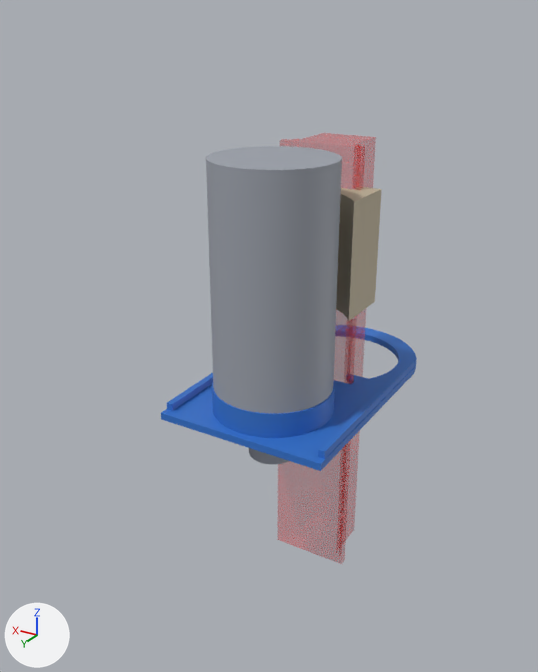
What one commit did to the glTF model site/contenu/modeles/dust-shoe.glb.
Camera for both pictures: a 50 mm lens placed at (-0.227, 0.385, 0.227), pointed at (0.02, -0.027, 0.021). The lights are fixed; the arrows at lower left show +X, +Y and +Z. The older version comes first.

In view in the first picture: 'Broche', 'FantomeLaser', 'Pince', 'Semelle'.
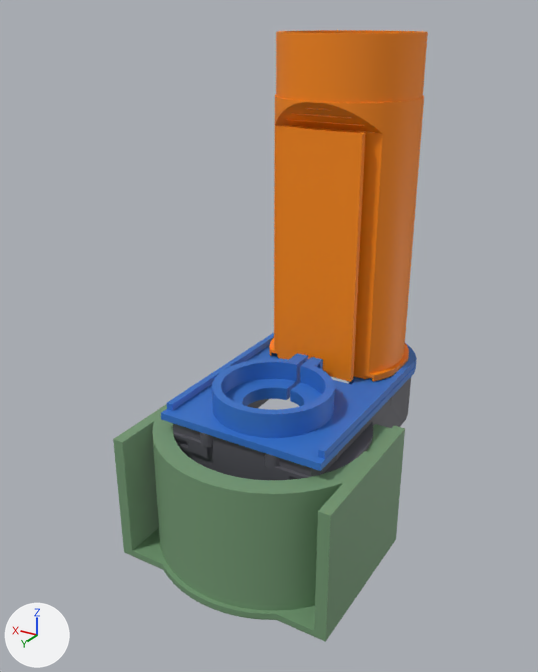
Patch to the scene script:
```diff
--- a/site/contenu/modeles/dust-shoe.glb.py
+++ b/site/contenu/modeles/dust-shoe.glb.py
@@ mat_quai @@
+mat_quai = principled_material('Quai')
+mat_quai.base_color = (0.171, 0.319, 0.171)  # greyish green #739973
+mat_quai.roughness = 0.55
@@ mat_brosse @@
+mat_brosse = principled_material('Brosse')
+mat_brosse.base_color = (0.0999, 0.0999, 0.12)  # dark grey #595961
+mat_brosse.roughness = 0.55
@@ mat_adaptateur @@
+mat_adaptateur = principled_material('Adaptateur')
+mat_adaptateur.base_color = (1.0, 0.254, 0.0)  # orange #ff8a00
+mat_adaptateur.roughness = 0.55
@@ me_quai @@
+me_quai.from_pydata(...)  # 559 vertices, 1126 faces; spans x -0.08..0.08, y -0.062..0.062, z -0.047..0.047
+me_quai.materials.append(mat_quai)  # greyish green #739973
@@ me_brosse @@
+me_brosse.from_pydata(...)  # 1612 vertices, 3224 faces; spans x -0.068..0.068, y -0.102..0.102, z -0.023..0.023
+me_brosse.materials.append(mat_brosse)  # dark grey #595961
@@ me_adaptateur @@
+me_adaptateur.from_pydata(...)  # 1128 vertices, 2240 faces; spans x -0.054..0.054, y -0.052..0.052, z -0.116..0.116
+me_adaptateur.materials.append(mat_adaptateur)  # orange #ff8a00
@@ ob_broche @@
-ob_broche = bpy.data.objects.new('Broche', me_broche)
-ob_broche.location = (0.0, 0.0, 0.049)
@@ ob_fantomelaser @@
-ob_fantomelaser = bpy.data.objects.new('FantomeLaser', me_fantomelaser)
-ob_fantomelaser.location = (0.0, -0.0809, -0.015)
@@ ob_pince @@
-ob_pince = bpy.data.objects.new('Pince', me_pince)
-ob_pince.location = (0.0, -0.0472, 0.084)
@@ ob_quai @@
+ob_quai = bpy.data.objects.new('Quai', me_quai)
+ob_quai.location = (0.0, 0.0224, -0.077)
@@ ob_brosse @@
+ob_brosse = bpy.data.objects.new('Brosse', me_brosse)
+ob_brosse.location = (0.0, -0.0554, -0.0395)
@@ ob_adaptateur @@
+ob_adaptateur = bpy.data.objects.new('Adaptateur', me_adaptateur)
+ob_adaptateur.location = (0.0, -0.102, 0.1005)
```

Location of each change, (x1, y1, x2, y2) in pixels of the pictures (538 x 672 px):
'Adaptateur', added (orange): after (270, 30, 428, 382)
'Quai', added: after (113, 404, 405, 642)
'Broche', deleted: before (206, 146, 342, 464)
'FantomeLaser', deleted: before (277, 133, 376, 564)
'Brosse', added: after (173, 378, 411, 480)
'Pince', deleted: before (336, 187, 382, 321)
